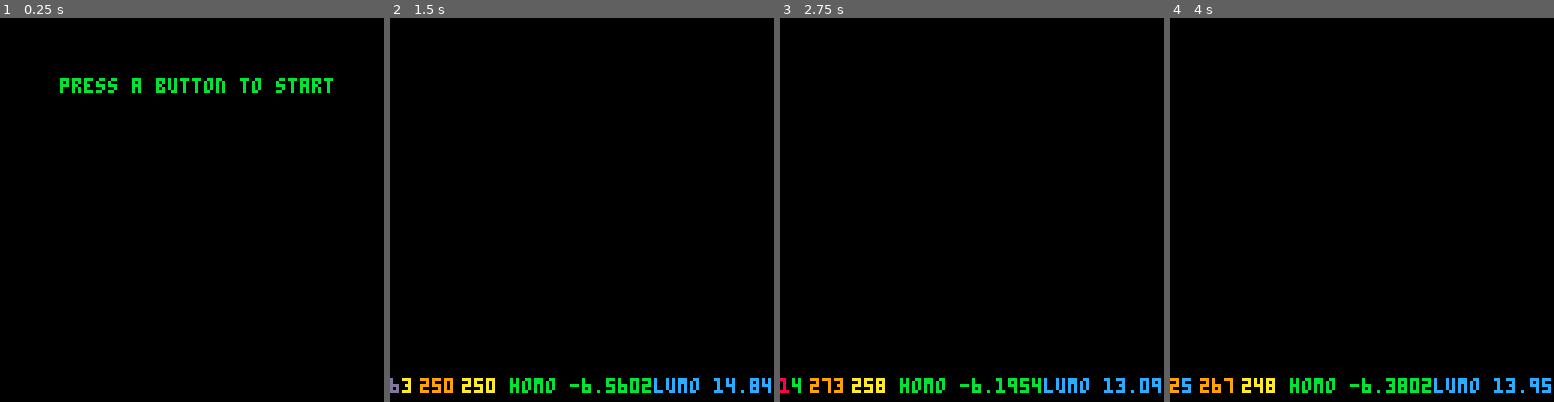
Above: before the commit, frames 1-4 (left to right).
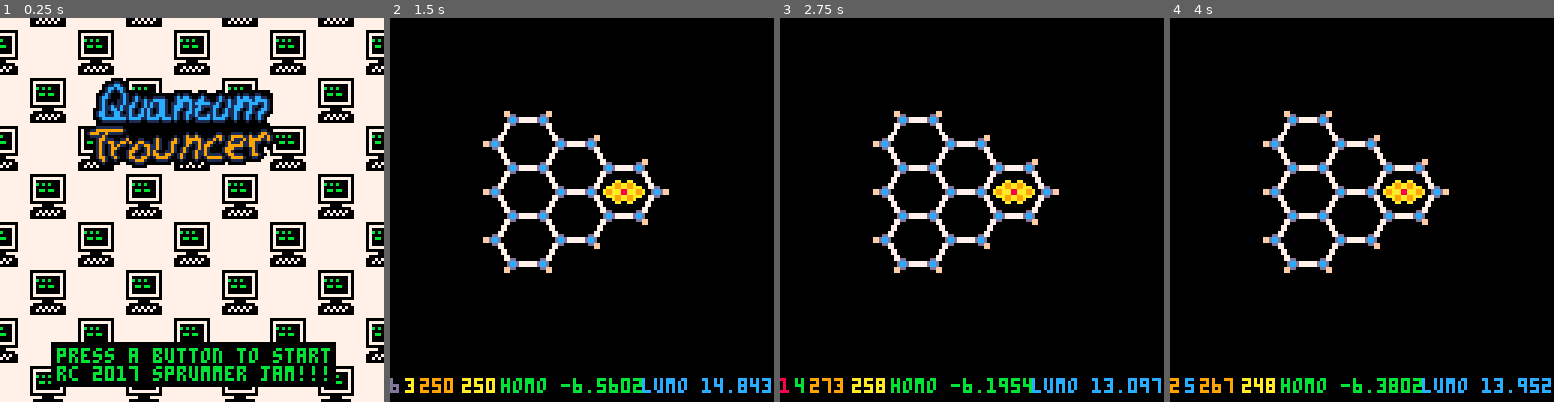
Above: after the commit, the same moments.

Repository: abehmiel/rc-gamejam
Game: PICO-8 cartridge game.p8
Two runs of this game, one before a commit and one after it. Both use one fixed random seed, a clock stepped at 60 frames per second and the inputs below.
Inputs:
- Up to frame 1 (0.25 s): no input
- Up to frame 2 (1.5 s): tap X (X key) at 0.33, 1.07 s; tap O (Z key) at 0.7 s
- Up to frame 3 (2.75 s): hold Right 1.6-2.1 s; tap O (Z key) at 1.7, 2.1, 2.5 s; tap X (X key) at 1.85 s; hold Up 2.15-2.42 s; hold Right from 2.47 s (still down)
- Up to frame 4 (4 s): tap O (Z key) at 2.9, 3.3, 3.7 s; tap X (X key) at 2.97 s; release Right at 3.03 s; hold Left 3.08-3.58 s; hold Down 3.63-3.97 s

The runs differ from the first frame. In frame 1, 70% of the frame differs, in the area x 0-100%, y 0-100%; in frame 2, 5.7%; in frame 3, 5.7%; in frame 4, 5.7%.

Commit message:
title screen workshopped

Diff:
--- a/game.p8
+++ b/game.p8
@@ -1,7 +1,7 @@
 pico-8 cartridge // http://www.pico-8.com
 version 8
 __lua__
--- const`
+-- const
 --
 pi = 3.14159
 pix2 = 6.28326
@@ -14,7 +14,7 @@
 s0 = 0.129
 tol = 0.28
 size = 500
-
+scrc = 0.0
 -- rect bz boundary
 --
 kxmax = 356
@@ -30,7 +30,6 @@
 a=1.557
 la=a*sqrt3
 kx={}
-ky={}
 for i=1, size do
  kx[i]=pi*(i-size/2)/(la*size)
 end
@@ -130,7 +129,7 @@
 end
 
 --
--- in-game
+-- game init
 
 function start_game()
  state = "game"
@@ -140,8 +139,28 @@
            en=0.0,
            os=0.0,
            angle=0,
+           ksp=true,
            phase=flr(rnd(360))
           }
+ atoms = {}
+ wavef = {}
+ goals = {}
+ enemies = {}
+ level= 1
+end
+
+function end_game()
+ state = "end"
+end
+
+--
+-- map functions
+
+function showmap(level)
+ if (level == 1) then
+  map(0,0,30,30,16,14)
+  camera(0,0)
+ end
 end
 
 function fold()
@@ -158,11 +177,6 @@
  if (player.ky < kymin) then
  player.ky = kymax
  end
- --if (abs(player.kx) < 0.001)
- -- then player.kx = 0.0
- --elseif (abs(player.ky) < 0.001)
- -- then player.ky = 0.0
- --end
 end
 
 function pick_col()
@@ -170,10 +184,6 @@
  1+flr(player.phase/60)
  player.coln =
  1+(3+flr(player.phase/60))%#cols
-end
-
-function end_game()
- state = "end"
 end
 
 function update_game()
@@ -186,29 +196,66 @@
  --get_waves()
 end
 
+function scrollrc()
+ palt(0,false)
+ palt(14,true)
+ scrc += 0.01
+ for x=0,128,32 do
+  for y=0,128,32 do
+   spr(204,x-(10*scrc+
+             20*(sin(scrc/2)+1)*
+             cos(2*scrc)*
+             cos(scrc))%32,
+           y-(-10*scrc+
+             20*(sin(scrc/2)+1)*
+             cos(2*scrc)*
+             sin(scrc))%32,
+           4,4)
+  end
+ end
+end
+
 function draw_console()
  cls()
- print("press a button to start",
-       20,20,11)
-end
+ scrollrc()
+ draw_fgt()
+end
+
+function draw_fgt()
+  rectfill(17,108,111,122,0)
+  print("press a button to start",
+       19,110,11)
+  print("rc 2017 sprummer jam!!!",
+       19,116,11)
+  spr(192,33+10*
+          sin(scrc),
+      20,8,4)
+end
+
 
 function draw_game()
  cls()
+ print_debug()
+ showmap(level)
+end
+
+function draw_gameover()
+
+end
+
+function print_debug()
  print(player.colp,0,120,
  cols[player.colp])
- print(player.coln,4,120,
+ print(player.coln,5,120,
  cols[player.coln])
  print(player.kx,
  10,120,9)
  print(player.ky,
  24,120,10)
- print("homo "..(homo or 1),40,120,11)
- print("lumo "..(lumo or 1),88,120,12)
-end
-
-function draw_gameover()
-
-end
+ print("homo "..(homo or 1),37,120,11)
+ print("lumo "..(lumo or 1),84,120,12)
+end
+
 
 
 
Not shown, changed: 32 lines of the sprite sheet (__gfx__) section of game.p8
